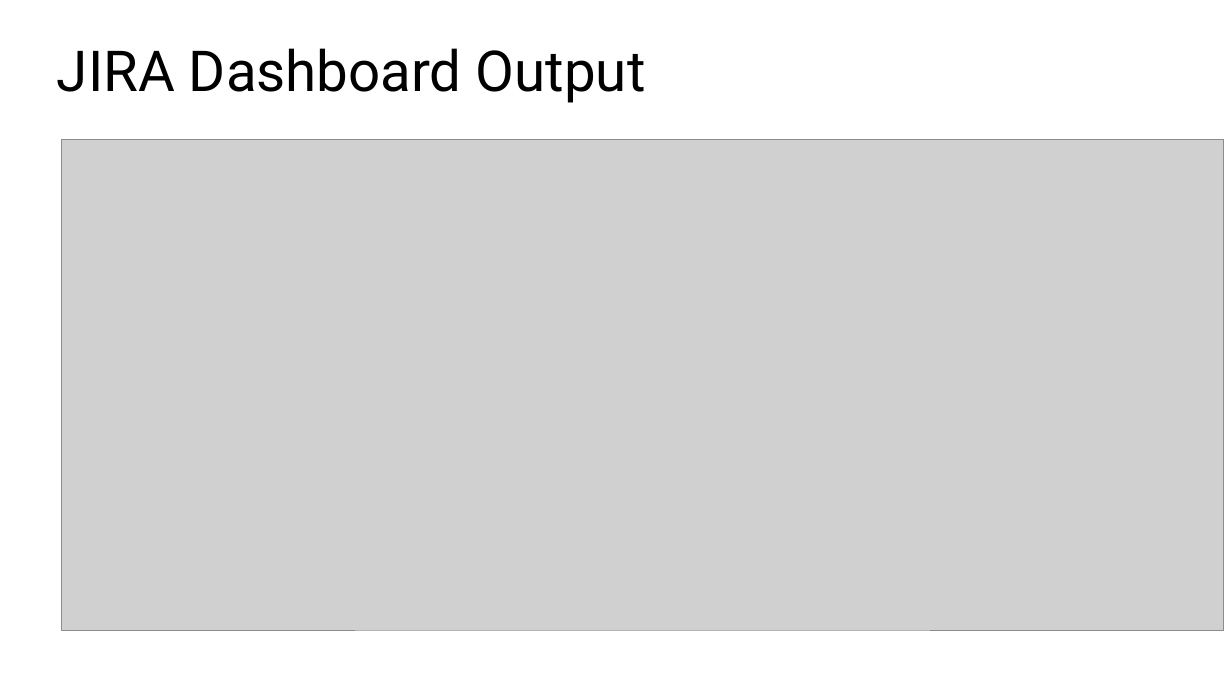
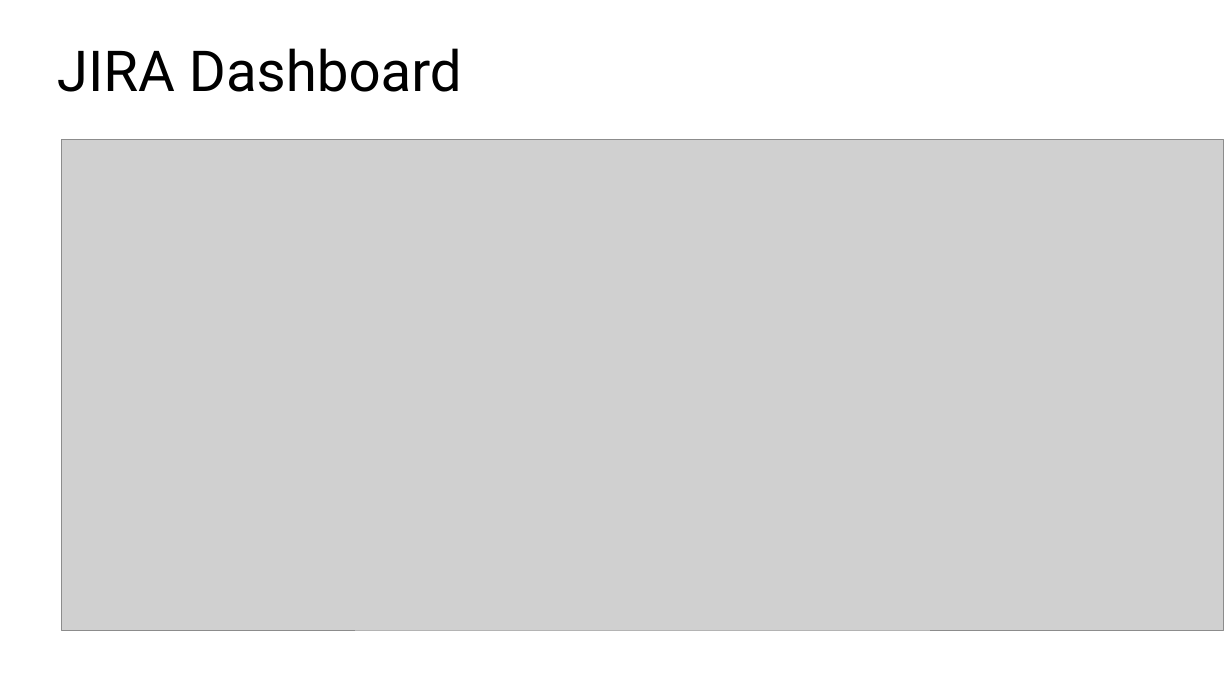
Before and after one commit to sahuljr7/Capstone-Project, a slide deck: slide 12 of PPT.pptx. Drawn at 1232x693 pixels with LibreOffice and Linux fonts; fonts in the diff are those of the drawing; grey boxes stand for pictures. Boxes give left, top, right and bottom in pixels: in the first picture for what was removed or moved away, otherwise in the second. Text is boxed around its words. In the diff, an @@ line names an element or a change of style, - is before the commit and + after.

Commit message:
updated ppt

```diff
--- a/PPT.pptx
+++ b/PPT.pptx
@@ title at (57,48,462,92): text changed @@
-JIRA Dashboard Output
+JIRA Dashboard
```
Also in this commit, not shown: 1 other file.
